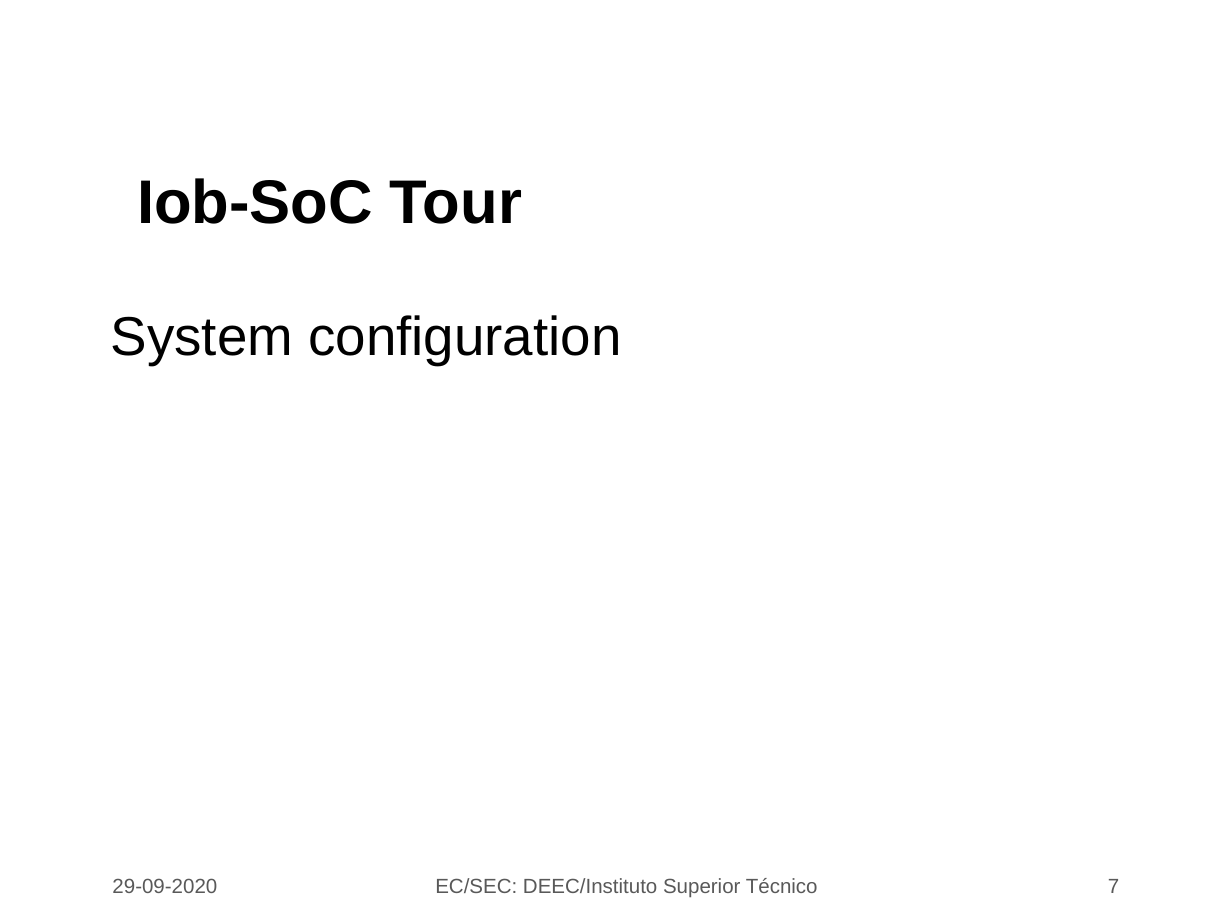
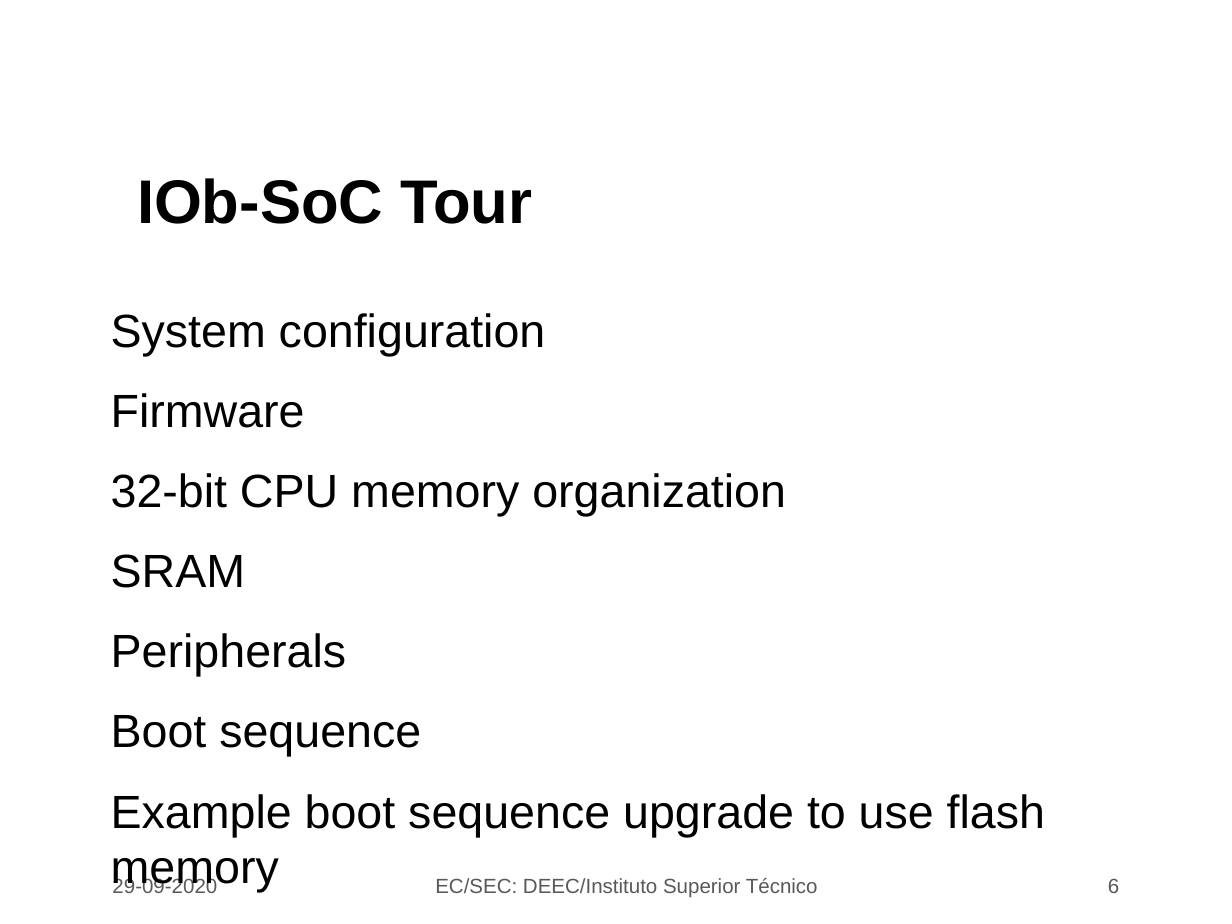
Before and after one commit to jjts/ist-sec, a slide deck: slide 6 of lectures/l3/l3.odp (slide 7 before the commit). Drawn at 1232x924 pixels with LibreOffice and Linux fonts; fonts in the diff are those of the drawing; background and template pictures are left out. Boxes give left, top, right and bottom in pixels: in the first picture for what was removed or moved away, otherwise in the second. Text is boxed around its words. In the diff, an @@ line names an element or a change of style, - is before the commit and + after.

```diff
--- a/lectures/l3/l3.odp
+++ b/lectures/l3/l3.odp
@@ title at box(137, 178, 532, 224): text changed @@
-Iob-SoC Tour
+IOb-SoC Tour
@@ text at box(111, 313, 546, 356): size 32 to 27.2 pt in "System configuration" @@
@@ text at box(111, 393, 1045, 837): paragraphs added @@
+● Firmware
+● 32-bit CPU memory organization
+● SRAM
+● Peripherals
+● Boot sequence
+● Example boot sequence upgrade to use flash memory
+● Top Makefile
@@ page number at box(1108, 878, 1119, 893): text changed @@
-7
+6
```
Also in this commit, not shown: 15 other slides changed, 3 slides added, 1 slide removed, 5 other files.
